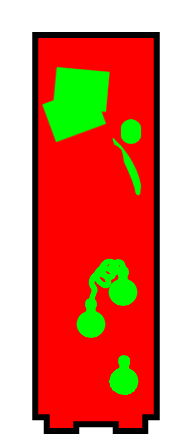
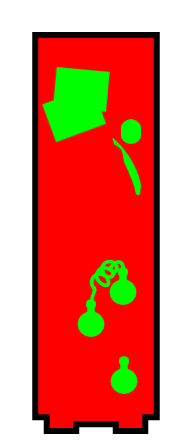
Two versions of the same layered image (192×448). Layer-by-layer changes:
painted on "Group 17 Merged" over [76, 258, 139, 395]
painted on "Background" over [76, 258, 139, 395]
